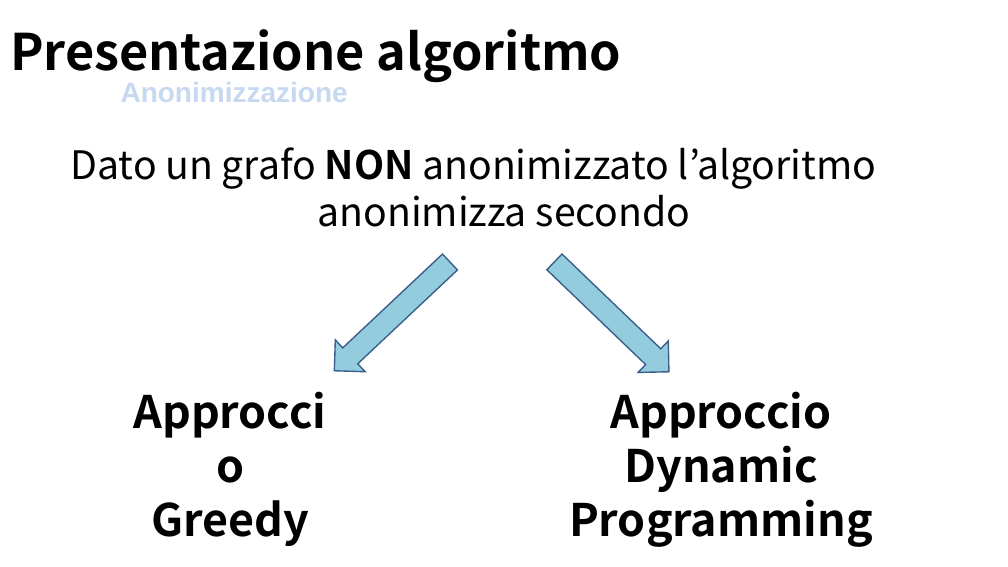
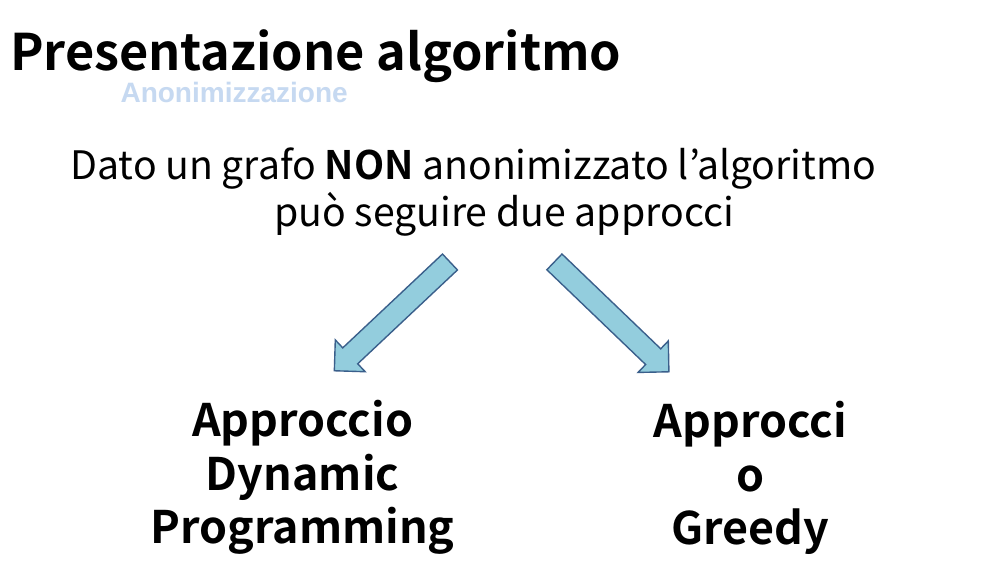
Before and after one commit to Navypowder/DP-P-project, a slide deck: slide 4 of Presentation/Towards_Identity_Anonymization_on_graph(K-degree anonymization).pptx (slide 3 before the commit). Drawn at 1008x567 pixels with LibreOffice and Linux fonts; fonts in the diff are those of the drawing; background and template pictures are left out. Boxes give left, top, right and bottom in pixels: in the first picture for what was removed or moved away, otherwise in the second. Text is boxed around its words. In the diff, an @@ line names an element or a change of style, - is before the commit and + after.

```diff
--- a/Presentation/Towards_Identity_Anonymization_on_graph(K-degree anonymization).pptx
+++ b/Presentation/Towards_Identity_Anonymization_on_graph(K-degree anonymization).pptx
@@ text at [70, 147, 876, 236]: text changed @@
-Dato un grafo NON anonimizzato l’algoritmo anonimizza secondo
+Dato un grafo NON anonimizzato l’algoritmo può seguire due approcci
@@ text "Approccio": place and size @@
-text "Approccio" at [569, 391, 873, 547]
+text "Approccio" at [151, 399, 455, 554]
@@ text "Approccio": place and size @@
-text "Approccio" at [151, 500, 309, 546]
+text "Approccio" at [672, 508, 830, 554]
```
Also in this commit, not shown: 8 other slides changed, 5 slides added.
